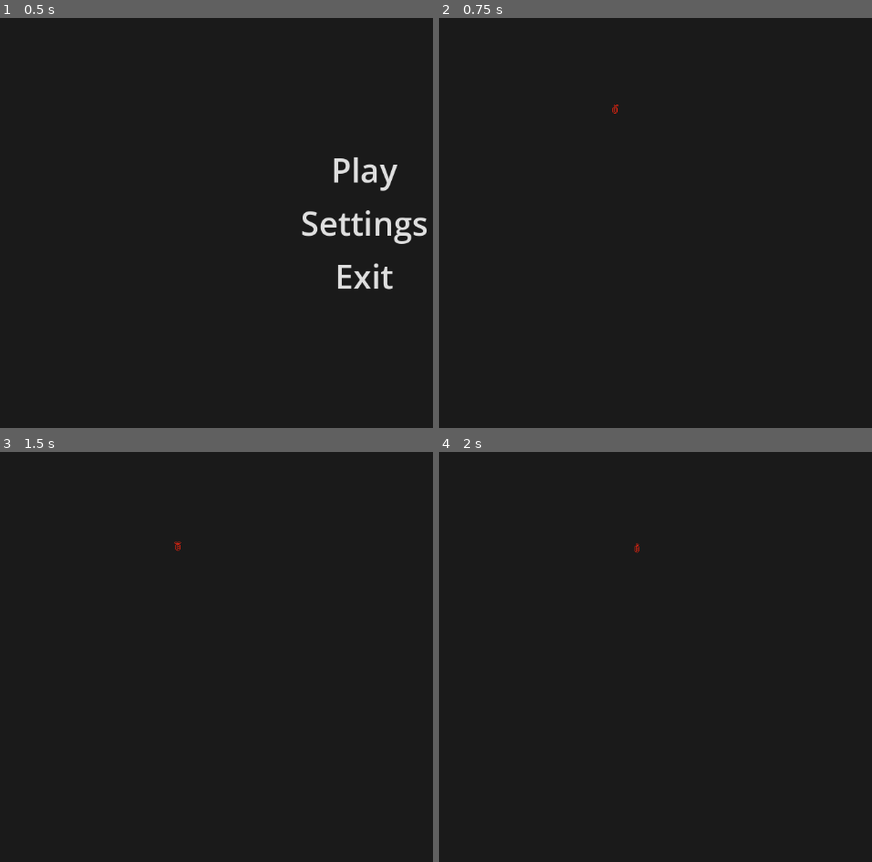
Above: before the commit, frames 1-4 (two rows, left to right).
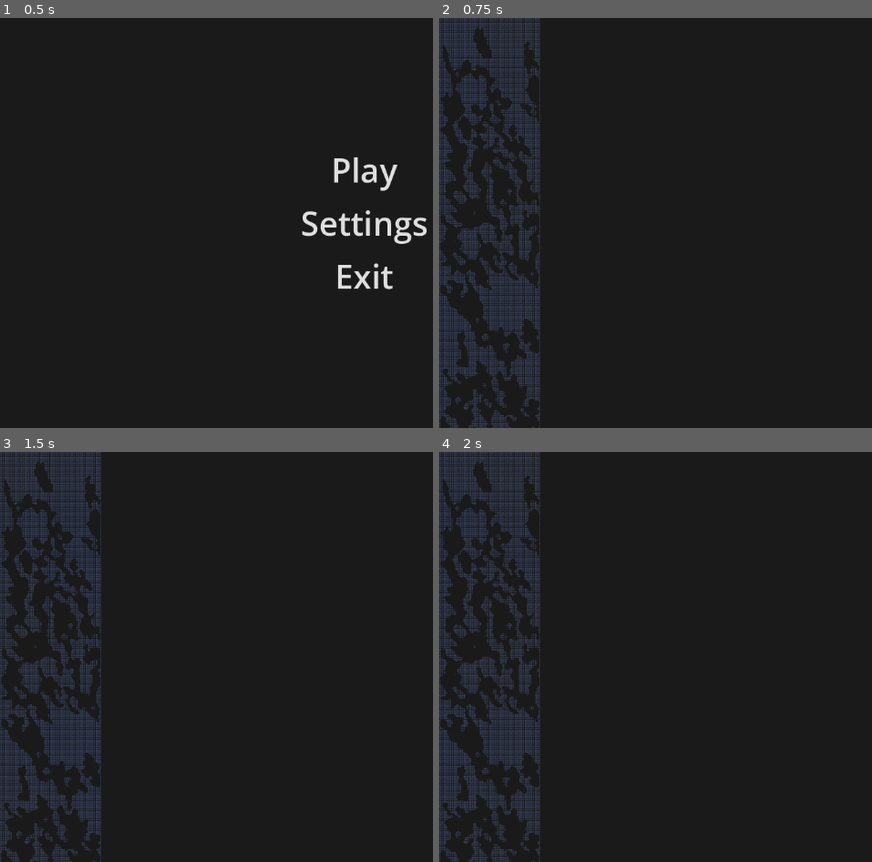
Above: after the commit, the same moments.

Repository: Ahumayed/wild-jam-81
Game: Godot game, scene res://scenes/main_menu.tscn
Same seed, same stepped clock (60 frames per second), same inputs: the game is played once before the commit and once after it. The engine's default icon, where the game draws it, is replaced by a stand-in: a white triangle on a blue panel in a dark square.
Inputs:
- Up to frame 1 (0.5 s): no input
- Up to frame 2 (0.75 s): click "Play" at 0.5 s
- Up to frame 3 (1.5 s): tap Enter at 1.25 s; hold D (right) from 1.28 s (still down)
- Up to frame 4 (2 s): keep holding D (right)

Frame 1 is identical in both runs. In frame 2, 9.2% of the frame differs, in the area x 0-42%, y 0-100%; in frame 3, 9.2%; in frame 4, 9.2%.

Commit message:
removing small caves and definining individual rooms

Diff:
--- a/scenes/test.tscn
+++ b/scenes/test.tscn
@@ -1,12 +1,93 @@
-[gd_scene load_steps=2 format=3 uid="uid://bw04hg3dbjm46"]
+[gd_scene load_steps=6 format=3 uid="uid://bw04hg3dbjm46"]
 
-[ext_resource type="PackedScene" uid="uid://camqqqwadhrk" path="res://scenes/drone/drone.tscn" id="4_74lek"]
+[ext_resource type="Script" uid="uid://bapwa4yp3pqcq" path="res://scripts/cave_generation/cave_tilemap.gd" id="1_bl13t"]
+[ext_resource type="Texture2D" uid="uid://clgwpg842p0qf" path="res://icon.svg" id="1_iyx0m"]
+[ext_resource type="Script" uid="uid://b0f1gdlj1f55x" path="res://scripts/cave_generation/cave_generator.gd" id="2_iyx0m"]
+
+[sub_resource type="TileSetAtlasSource" id="TileSetAtlasSource_74lek"]
+texture = ExtResource("1_iyx0m")
+0:0/0 = 0
+1:0/0 = 0
+2:0/0 = 0
+3:0/0 = 0
+4:0/0 = 0
+5:0/0 = 0
+6:0/0 = 0
+7:0/0 = 0
+0:1/0 = 0
+1:1/0 = 0
+2:1/0 = 0
+3:1/0 = 0
+4:1/0 = 0
+5:1/0 = 0
+6:1/0 = 0
+7:1/0 = 0
+0:2/0 = 0
+1:2/0 = 0
+2:2/0 = 0
+3:2/0 = 0
+4:2/0 = 0
+5:2/0 = 0
+6:2/0 = 0
+7:2/0 = 0
+0:3/0 = 0
+1:3/0 = 0
+2:3/0 = 0
+3:3/0 = 0
+4:3/0 = 0
+5:3/0 = 0
+6:3/0 = 0
+7:3/0 = 0
+0:4/0 = 0
+1:4/0 = 0
+2:4/0 = 0
+3:4/0 = 0
+4:4/0 = 0
+5:4/0 = 0
+6:4/0 = 0
+7:4/0 = 0
+0:5/0 = 0
+1:5/0 = 0
+2:5/0 = 0
+3:5/0 = 0
+4:5/0 = 0
+5:5/0 = 0
+6:5/0 = 0
+7:5/0 = 0
+0:6/0 = 0
+1:6/0 = 0
+2:6/0 = 0
+3:6/0 = 0
+4:6/0 = 0
+5:6/0 = 0
+6:6/0 = 0
+7:6/0 = 0
+0:7/0 = 0
+1:7/0 = 0
+2:7/0 = 0
+3:7/0 = 0
+4:7/0 = 0
+5:7/0 = 0
+6:7/0 = 0
+7:7/0 = 0
+
+[sub_resource type="TileSet" id="TileSet_j5jx5"]
+sources/0 = SubResource("TileSetAtlasSource_74lek")
 
 [node name="Test" type="Node2D"]
 
 [node name="Camera2D" type="Camera2D" parent="."]
 anchor_mode = 0
+zoom = Vector2(0.1, 0.1)
 
-[node name="Drone" parent="." instance=ExtResource("4_74lek")]
-position = Vector2(278, 143)
-gravity_scale = 0.4
+[node name="CaveTileMap" type="TileMapLayer" parent="."]
+tile_set = SubResource("TileSet_j5jx5")
+script = ExtResource("1_bl13t")
+metadata/_custom_type_script = "uid://bapwa4yp3pqcq"
+
+[node name="CaveGenerator" type="Node2D" parent="CaveTileMap"]
+script = ExtResource("2_iyx0m")
+cave_size = Vector2i(100, 500)
+wall_probability = 50
+min_cave_size = 200
+metadata/_custom_type_script = "uid://b0f1gdlj1f55x"
--- a/scripts/cave_generation/cave_generator.gd
+++ b/scripts/cave_generation/cave_generator.gd
@@ -4,16 +4,14 @@
 @export var cave_size := Vector2i(100, 100)
 @export var iteration_count := 5
 @export var wall_probability: int = 40
+@export var make_bridges: bool = true
+@export var min_cave_size: int = 50
 
 const DIRECTIONS = [
 	Vector2i.RIGHT,
 	Vector2i.LEFT,
 	Vector2i.UP,
 	Vector2i.DOWN,
-	Vector2i(1, 1),
-	Vector2i(-1, 1),
-	Vector2i(1, -1),
-	Vector2i(-1, -1)
 ]
 
 func _ready() -> void:
@@ -27,6 +25,9 @@
 
 	_random_fill(cave, rng)
 	_apply_cellular_automata(cave)
+	_find_rooms(cave)
+	if make_bridges:
+		_bridge_rooms(cave, rng)
 
 	return cave
 
@@ -65,6 +66,60 @@
 				else:
 					cave.walls[pos] = false
 
+func _find_rooms(cave: Cave) -> void:
+	var visited: Dictionary[Vector2i, bool] = {}
+
+	for cell: Vector2i in cave.walls:
+		if cave.walls[cell] or cell in visited:
+			continue
+
+		var room := _flood_fill(cave, visited, cell)
+
+		if room.cells.size() < min_cave_size:
+			for pos in room.cells:
+				cave.walls[pos] = true
+		else:
+			cave.rooms.append(room, Vector2i.ZERO.distance_to(room.mean_pos))
+
+func _flood_fill(cave: Cave, visited: Dictionary[Vector2i, bool], from: Vector2i) -> Room:
+	var room := Room.new()
+	room.cells = [from]
+	var pos_sum := Vector2i.ZERO
+
+	var current_cells := [from]
+	while not current_cells.is_empty():
+		var cell: Vector2i = current_cells.pop_back()
+
+		if cell in visited:
+			continue
+
+		visited[cell] = true
+		room.cells.append(cell)
+		pos_sum += cell
+		var surrounding := _get_surrounding_cells(cave.walls, cell)
+
+		for neighbor in surrounding:
+			current_cells.append(neighbor)
+
+	room.mean_pos = pos_sum / room.cells.size()
+	return room
+
+func _bridge_rooms(cave: Cave, rng: RandomNumberGenerator) -> void:
+	pass
+
+func _get_surrounding_cells(walls: Dictionary[Vector2i, bool], pos: Vector2i) -> Array:
+	var cells := []
+
+	for direction: Vector2i in DIRECTIONS:
+		var neighbor := pos + direction
+
+		if not (neighbor in walls) or walls[neighbor]:
+			continue
+
+		cells.append(neighbor)
+
+	return cells
+
 func _get_wall_count(walls: Dictionary[Vector2i, bool], pos: Vector2i) -> int:
 	var count: int = 0
 
@@ -95,7 +150,11 @@
 class Cave:
 	var walls: Dictionary[Vector2i, bool]
 	var size: Vector2i
+	var rooms: PriorityList
 
 	func _init(_size: Vector2i) -> void:
 		size = _size
 		walls = {}
+		rooms = PriorityList.new(func(a, b):
+			return a < b
+		)
--- a/scripts/cave_generation/cave_tilemap.gd
+++ b/scripts/cave_generation/cave_tilemap.gd
@@ -2,6 +2,7 @@
 extends TileMapLayer
 
 @export var cave_tile_atlas_coords: Vector2i
+@export var source_id: int = 0
 
 @onready var cave_generator: CaveGenerator = $CaveGenerator
 
@@ -15,4 +16,4 @@
 			var is_wall: bool = cave.walls[pos]
 
 			if is_wall:
-				set_cell(pos, 1, cave_tile_atlas_coords)
+				set_cell(pos, source_id, cave_tile_atlas_coords)
--- a/scripts/cave_generation/room.gd
+++ b/scripts/cave_generation/room.gd
@@ -2,7 +2,8 @@
 extends RefCounted
 
 var cells: Array[Vector2i]
-var center: Vector2i
+var mean_pos: Vector2i
 
-func _init(_center: Vector2i) -> void:
-	center = _center
+func _init() -> void:
+	cells = []
+	mean_pos = Vector2i.ZERO
